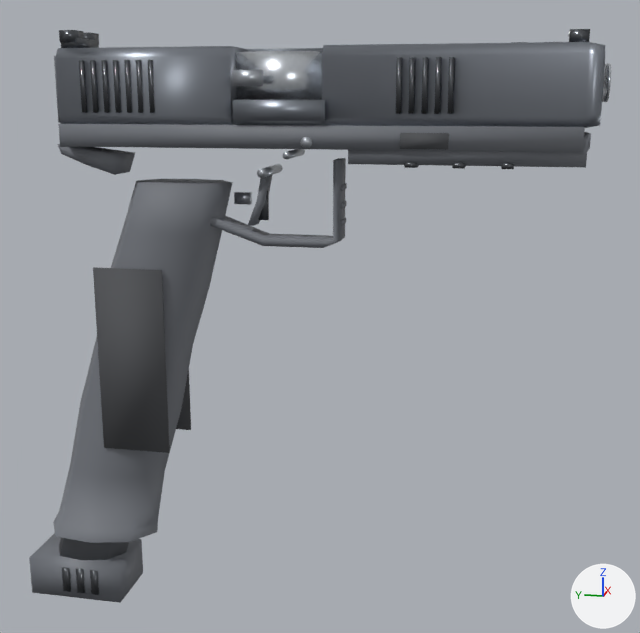
An edit to the glTF model aivilo/assets/guns/machinepistol.glb, drawn before and after from the same camera.
Before and after are seen from a 50 mm camera at (-0.353, -0.113, 0.068) aimed at (0.006, -0.041, -0.021). Arrows for +X, +Y and +Z are at lower right; the lights stay in place. The older version comes first. Vertices at exactly the same position are counted once.

In view in the first picture: 'body', 'mag'.
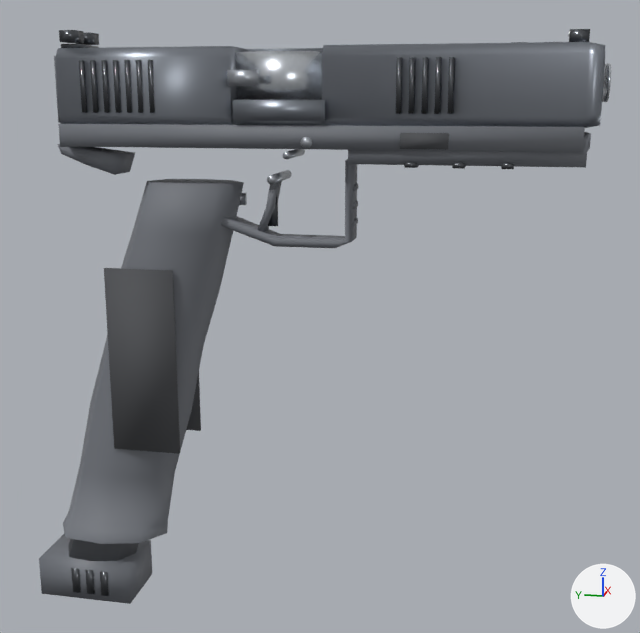
Pixel boxes (x1, y1, x2, y2) of what changed, in the pictures (640 x 633 px; the box of a moved part takes in the faces that stretch with it):
'body', reshaped
    before: (54, 29, 611, 543)
    after: (54, 29, 611, 544)
'mag', reshaped
    before: (29, 533, 143, 603)
    after: (39, 534, 152, 604)
part 1 of me_slide_rear, moved or reshaped
    before: (259, 190, 269, 220)
    after: (268, 197, 278, 226)
part 2 of me_slide_rear, moved or reshaped
    before: (210, 158, 346, 248)
    after: (221, 159, 357, 248)
part 3 of me_slide_rear, moved or reshaped
    before: (248, 175, 272, 226)
    after: (258, 181, 282, 232)
part 4 of me_slide_rear, moved or reshaped
    before: (54, 179, 233, 543)
    after: (63, 179, 244, 544)
part 5 of me_slide_rear, moved or reshaped
    before: (232, 70, 263, 86)
    after: (227, 70, 259, 86)
part 6 of me_slide_rear, moved or reshaped
    before: (234, 192, 252, 205)
    after: (239, 193, 247, 205)
part 7 of me_slide_rear, moved or reshaped
    before: (257, 164, 283, 178)
    after: (267, 170, 292, 185)
part 8 of me_slide_rear, added
    after: (186, 373, 201, 431)
part 9 of me_slide_rear, added
    after: (104, 268, 180, 454)
part 10 of me_slide_rear, deleted
    before: (176, 370, 191, 430)
part 11 of me_slide_rear, moved or reshaped
    before: (61, 37, 99, 48)
    after: (61, 44, 99, 48)
part 12 of me_mag_tube, moved or reshaped
    before: (59, 538, 129, 560)
    after: (68, 538, 139, 561)
part 13 of me_mag_tube, moved or reshaped
    before: (29, 533, 143, 603)
    after: (39, 534, 152, 604)
part 14 of me_mag_tube, added
    after: (100, 571, 109, 596)
part 15 of me_mag_tube, added
    after: (86, 570, 95, 594)
part 16 of me_mag_tube, added
    after: (71, 568, 81, 593)
part 17 of me_mag_tube, deleted
    before: (62, 567, 99, 595)

The change, as a diff of the scene's bpy script:
```diff
--- a/aivilo/assets/guns/machinepistol.glb.py
+++ b/aivilo/assets/guns/machinepistol.glb.py
@@ me_slide_rear @@
-me_slide_rear.from_pydata(...)  # 926 vertices, 1590 faces; spans x -0.015..0.017, y -0.151..0.086, z -0.126..0.095
+me_slide_rear.from_pydata(...)  # 926 vertices, 1590 faces; spans x -0.015..0.017, y -0.151..0.081, z -0.126..0.095
+# me_slide_rear part 1: the loose piece of 8 vertices spanning x -0.001..0.001, y -0.021..-0.017, z 0.02..0.032 is moved by (0.0, -0.004, -0.002)
+# me_slide_rear part 2: the loose piece of 20 vertices spanning x -0.005..0.005, y -0.052..0.003, z 0.01..0.045 is moved by (0.0, -0.005, 0.0)
+# me_slide_rear part 3: the loose piece of 12 vertices spanning x -0.004..0.004, y -0.022..-0.013, z 0.018..0.038 is moved by (0.0, -0.004, -0.002)
+# me_slide_rear part 4: the loose piece of 64 vertices spanning x -0.015..0.015, y -0.006..0.086, z -0.126..0.035 is moved by (0.0, -0.005, 0.0)
+# me_slide_rear part 5: the loose piece of 8 vertices spanning x -0.014..-0.013, y -0.023..-0.011, z 0.073..0.079 is moved by (0.0, 0.002, 0.0)
+# me_slide_rear part 6: the loose piece of 8 vertices spanning x 0.014..0.016, y -0.009..-0.002, z 0.024..0.03 is moved by (-0.004, 0.001, 0.0)
+# me_slide_rear part 7: the loose piece of 24 vertices spanning x -0.014..0.014, y -0.024..-0.02, z 0.038..0.042 is moved by (0.0, -0.004, -0.002)
+# me_slide_rear part 8: a new loose piece, a box spanning x 0.0133..0.0143, y 0.0162..0.0462, z -0.08..0.0, in mat_rubber_grip (dark grey #515356)
+# me_slide_rear part 9: a new loose piece, a box spanning x -0.0143..-0.0133, y 0.0162..0.0462, z -0.08..0.0, in mat_rubber_grip (dark grey #515356)
+# me_slide_rear part 10: the loose piece of 8 vertices spanning x 0.013..0.014, y 0.021..0.051, z -0.08..0.0 is deleted
+# me_slide_rear part 11: 4 vertices moved from x -0.01..0.01, y 0.054..0.061, z 0.092 to x -0.01..0.01, y 0.054..0.061, z 0.09
+# other edits to the shape of me_slide_rear do not show in these pictures
 me_slide_rear.materials.append(mat_slide_gunmetal)
@@ me_mag_tube @@
-me_mag_tube.from_pydata(...)  # 184 vertices, 312 faces; spans x -0.014..0.014, y -0.001..0.092, z -0.157..0.03
+me_mag_tube.from_pydata(...)  # 184 vertices, 312 faces; spans x -0.014..0.014, y -0.006..0.087, z -0.157..0.03
+# me_mag_tube part 12: the loose piece of 24 vertices spanning x -0.011..0.011, y -0.001..0.084, z -0.138..0.03 is moved by (0.0, -0.005, 0.0)
+# me_mag_tube part 13: the loose piece of 8 vertices spanning x -0.014..0.014, y 0.048..0.092, z -0.156..-0.138 is moved by (0.0, -0.005, 0.0)
+# me_mag_tube part 14: a new loose piece, a box spanning x -0.014..-0.0132, y 0.05345..0.05695, z -0.153..-0.141, in mat_steel_dark (dark grey #606367)
+# me_mag_tube part 15: a new loose piece, a box spanning x -0.014..-0.0132, y 0.06045..0.06395, z -0.153..-0.141, in mat_steel_dark (dark grey #606367)
+# me_mag_tube part 16: a new loose piece, a box spanning x -0.014..-0.0132, y 0.06745..0.07095, z -0.153..-0.141, in mat_steel_dark (dark grey #606367)
+# me_mag_tube part 17: 6 loose pieces with 48 vertices, spanning x -0.014..0.014, y 0.058..0.076, z -0.153..-0.141, are deleted
+# other edits to the shape of me_mag_tube do not show in these pictures
 me_mag_tube.materials.append(mat_mag_poly)
```
